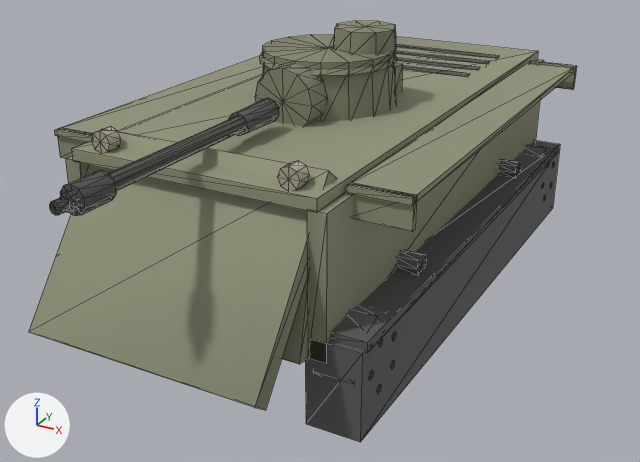
What one commit did to the glTF model client/assets/models/m3lee.glb.
The view is the same before and after, from a camera (50 mm lens) standing at (4.5, -8.87, 4.84) and looking at (0.26, -1.16, 0.98). The axes (+X, +Y, +Z) are drawn at lower left. The lights are the same throughout. The picture after the commit comes second. Mesh edges are drawn as thin lines. Where no turn or scale is listed for an object, it has been applied to the vertices. Vertices at exactly the same position are counted once.

Names of what the first picture shows: 'barrel', 'glacis', 'hullSide', 'hullTop', 'lowerPlate', 'mantlet', 'tracks', 'turretFront', 'turretRoof', 'turretSide' and 3 more.
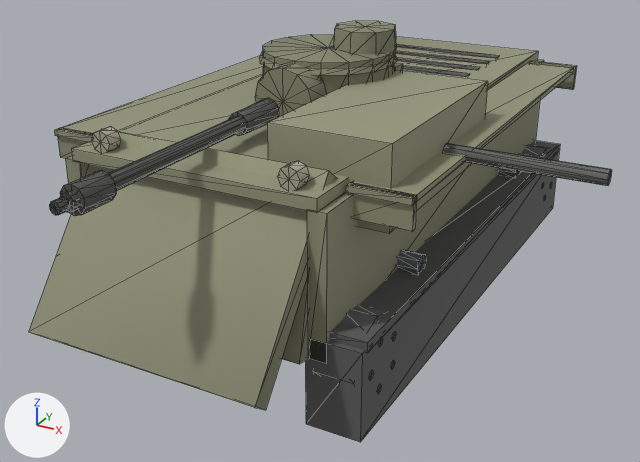
What changed in the scene script:
```text
Change me_mesh_17:
    used by ob_hullside; location = (0.0, 0.0, 0.0)
    remove me_mesh_17.from_pydata(...)  # 116 vertices, 184 faces; spans x -1.94..1.94, y -3.1..3.1, z 0.72..2.43
    add me_mesh_17.from_pydata(...)  # 142 vertices, 228 faces; spans x -1.94..3.22, y -3.1..3.1, z 0.72..2.59
    me_mesh_17 part 1: a new loose piece, a box spanning x 0.49..1.69, y -2.53..-0.19, z 1.79..2.59, in mat_hullside_mat
    me_mesh_17 part 2: a new loose piece, an 8-sided cylinder along x spanning x 1.72..3.22, y -1.44..-1.29, z 2.12..2.27, in mat_hullside_mat
```

Boxes [x1, y1, x2, y2] around the edits, measured in the pictures (640 x 462 px):
'hullSide', reshaped (7% wider): before [54, 56, 576, 363]; after [54, 56, 612, 363]
part 1 of me_mesh_17, added: after [267, 70, 488, 234]
part 2 of me_mesh_17, added: after [443, 143, 612, 186]
'turretFront', unchanged, covered by the edit: before [262, 65, 396, 121]; after [262, 65, 394, 94]
